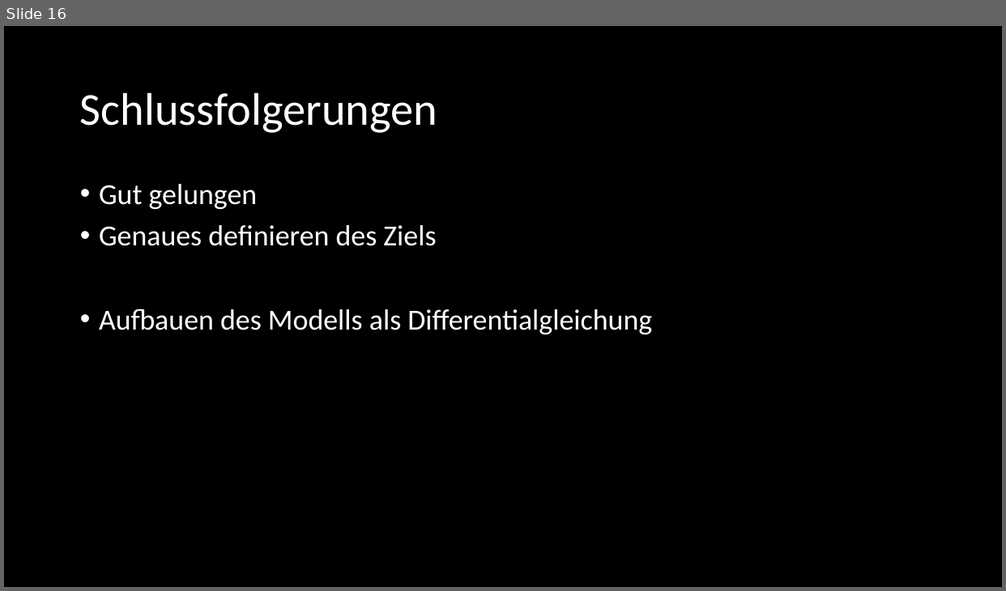
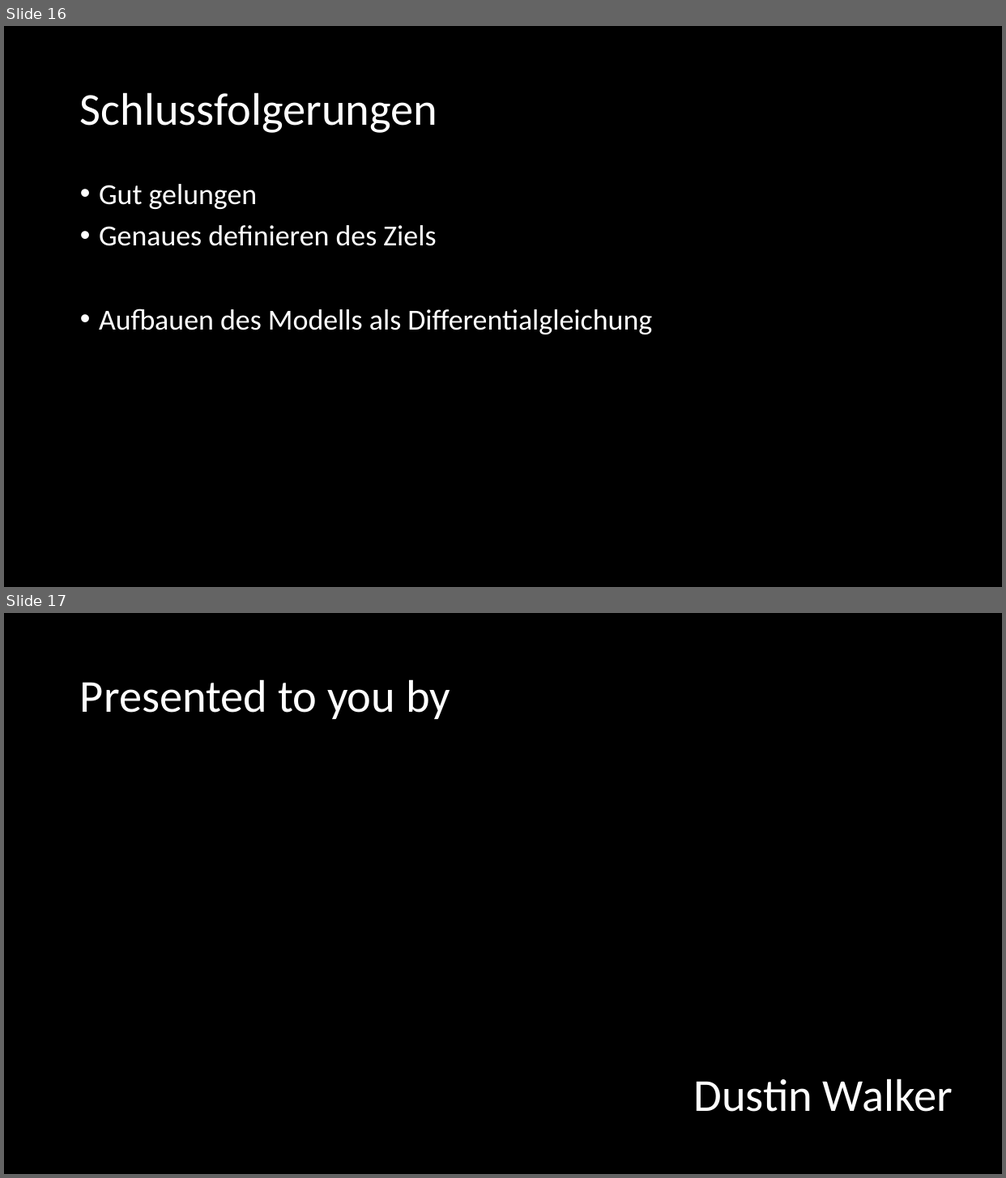
Before and after one commit to walkerdustin/Regelungstechnik2_DaempfungLKW, a slide deck: Projekt_4Aay_DustinWalker.pptx. Shown one above the other, each under a label of ours: slide 16 before the commit, slides 16 and 17 after it. The pictures are 1006x591 and 1006x1178 pixels, drawn with LibreOffice and Linux fonts; fonts in the diff are those of the drawing. Boxes give left, top, right and bottom in pixels: in the first picture for what was removed or moved away, otherwise in the second. Text is boxed around its words. In the diff, an @@ line names an element or a change of style, - is before the commit and + after.

Commit message:
added Name to Presantation

```diff
--- a/Projekt_4Aay_DustinWalker.pptx
+++ b/Projekt_4Aay_DustinWalker.pptx
@@ slide 17 added at (4,613,1002,1174), background #000000 @@
@@ title added at (80,679,450,719), 44 pt, text #FFFFFF @@
+Presented to you by
@@ text added at (693,1079,953,1112), 44 pt, text #FFFFFF @@
+Dustin Walker
```
